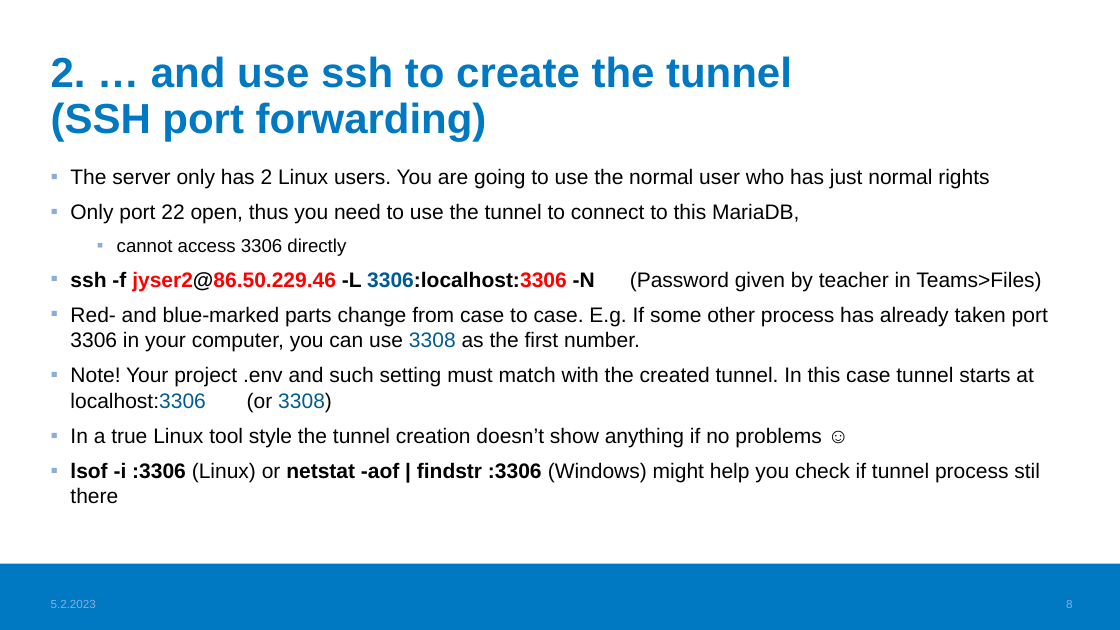
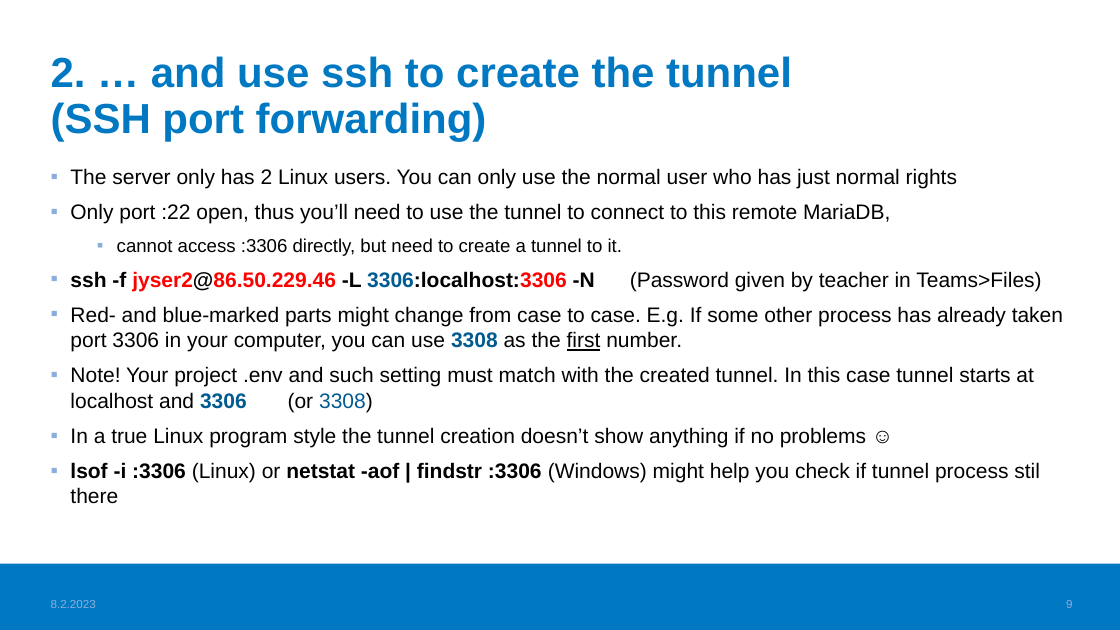
Before and after one commit to haagahelia/ohke-teknologiat, a slide deck: slide 9 of 05_es6_node/NodeJS_demo/01_database/CreatingDatabase_for_IdeaCaseBackend.pptx (slide 8 before the commit). Drawn at 1120x630 pixels with LibreOffice and Linux fonts; fonts in the diff are those of the drawing; background and template pictures are left out. Boxes give left, top, right and bottom in pixels: in the first picture for what was removed or moved away, otherwise in the second. Text is boxed around its words. In the diff, an @@ line names an element or a change of style, - is before the commit and + after.

Commit message:
Database creation material improved for readability

```diff
--- a/05_es6_node/NodeJS_demo/01_database/CreatingDatabase_for_IdeaCaseBackend.pptx
+++ b/05_es6_node/NodeJS_demo/01_database/CreatingDatabase_for_IdeaCaseBackend.pptx
@@ text at box(70, 168, 957, 256): text changed @@
-▪ The server only has 2 Linux users. You are going to use the normal user who has just normal rights
-▪ Only port 22 open, thus you need to use the tunnel to connect to this MariaDB,
-  ▪ cannot access 3306 directly
+▪ The server only has 2 Linux users. You can only use the normal user who has just normal rights
+▪ Only port :22 open, thus you’ll need to use the tunnel to connect to this remote MariaDB,
+  ▪ cannot access :3306 directly, but need to create a tunnel to it.
@@ text at box(70, 306, 1063, 447): text changed @@
-▪ Red- and blue-marked parts change from case to case. E.g. If some other process has already taken port 3306 in your computer, you can use 3308 as the first number.
-▪ Note! Your project .env and such setting must match with the created tunnel. In this case tunnel starts at localhost:3306 (or 3308)
-▪ In a true Linux tool style the tunnel creation doesn’t show anything if no problems ☺
+▪ Red- and blue-marked parts might change from case to case. E.g. If some other process has already taken port 3306 in your computer, you can use 3308 as the first number.
+▪ Note! Your project .env and such setting must match with the created tunnel. In this case tunnel starts at localhost and 3306 (or 3308)
+▪ In a true Linux program style the tunnel creation doesn’t show anything if no problems ☺
```
Also in this commit, not shown: 20 other slides changed, 1 slide added, 1 other file.
